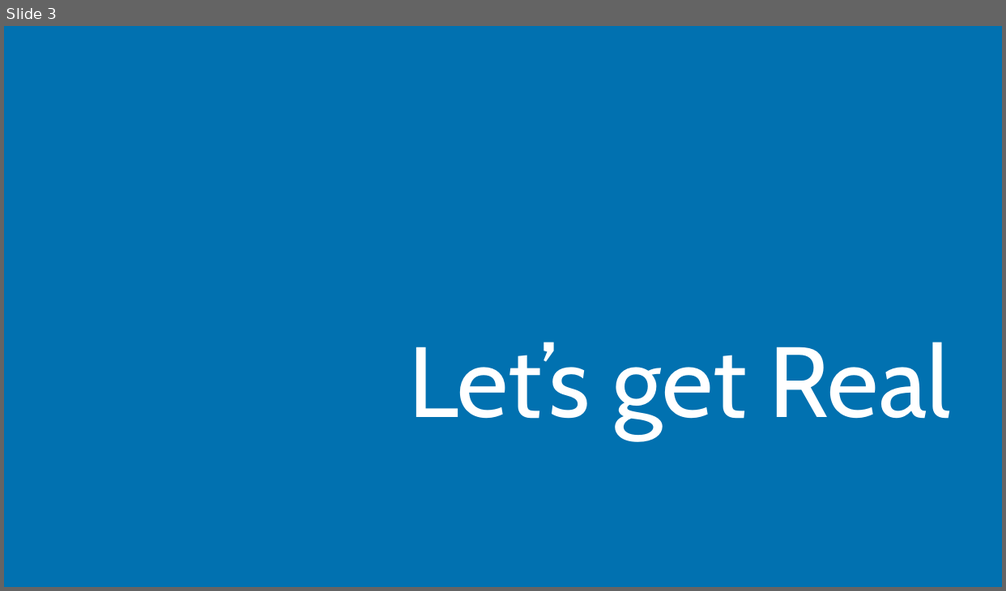
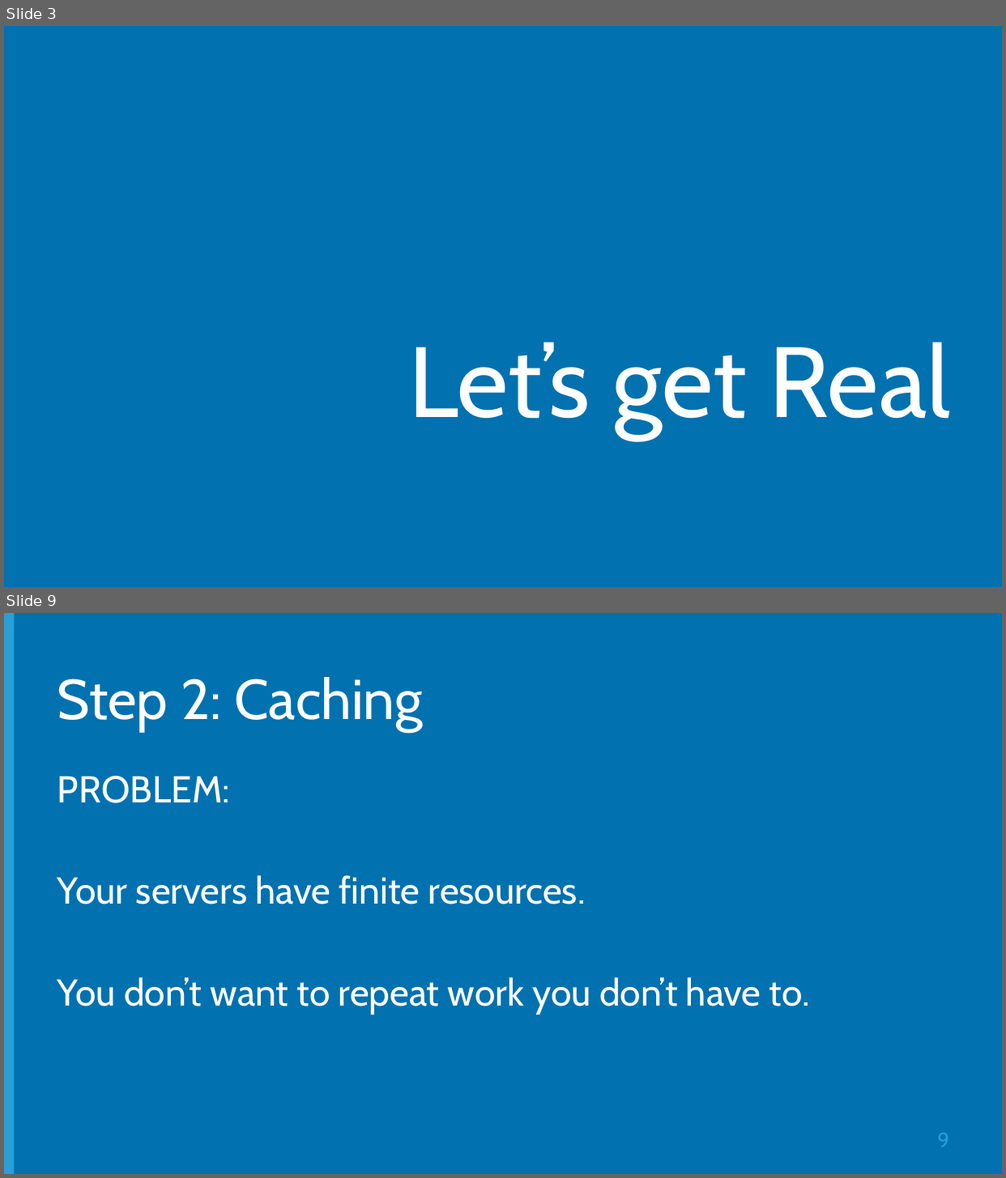
Before and after one commit to Microsoft-Web/DECK-ASPNET-in-Production, a slide deck: 6-ASPNET-in-Production.pptx. Shown one above the other, each under a label of ours: slide 3 before the commit, slides 3 and 9 after it; the slides between them are not shown. The pictures are 1006x591 and 1006x1178 pixels, drawn with LibreOffice and Linux fonts; fonts in the diff are those of the drawing; background and template pictures are left out. Boxes give left, top, right and bottom in pixels: in the first picture for what was removed or moved away, otherwise in the second. Text is boxed around its words. In the diff, an @@ line names an element or a change of style, - is before the commit and + after.

```diff
--- a/6-ASPNET-in-Production.pptx
+++ b/6-ASPNET-in-Production.pptx
@@ slide 9 added at (x1=4, y1=613, x2=1002, y2=1174), background #0171B0 @@
@@ rectangle added at (x1=4, y1=613, x2=14, y2=1174), fill #289FD7 @@
@@ title added at (x1=57, y1=677, x2=423, y2=732), 54 pt, text #FFFFFF @@
+Step 2: Caching
@@ text added at (x1=57, y1=776, x2=810, y2=1015), 36 pt, text #FFFFFF @@
+PROBLEM:
+Your servers have finite resources.
+You don’t want to repeat work you don’t have to.
@@ page number added at (x1=937, y1=1133, x2=949, y2=1147), 20 pt, text #289FD7 @@
+9
```
Also in this commit, not shown: 2 slides changed, 27 other slides added, 1 slide removed.
